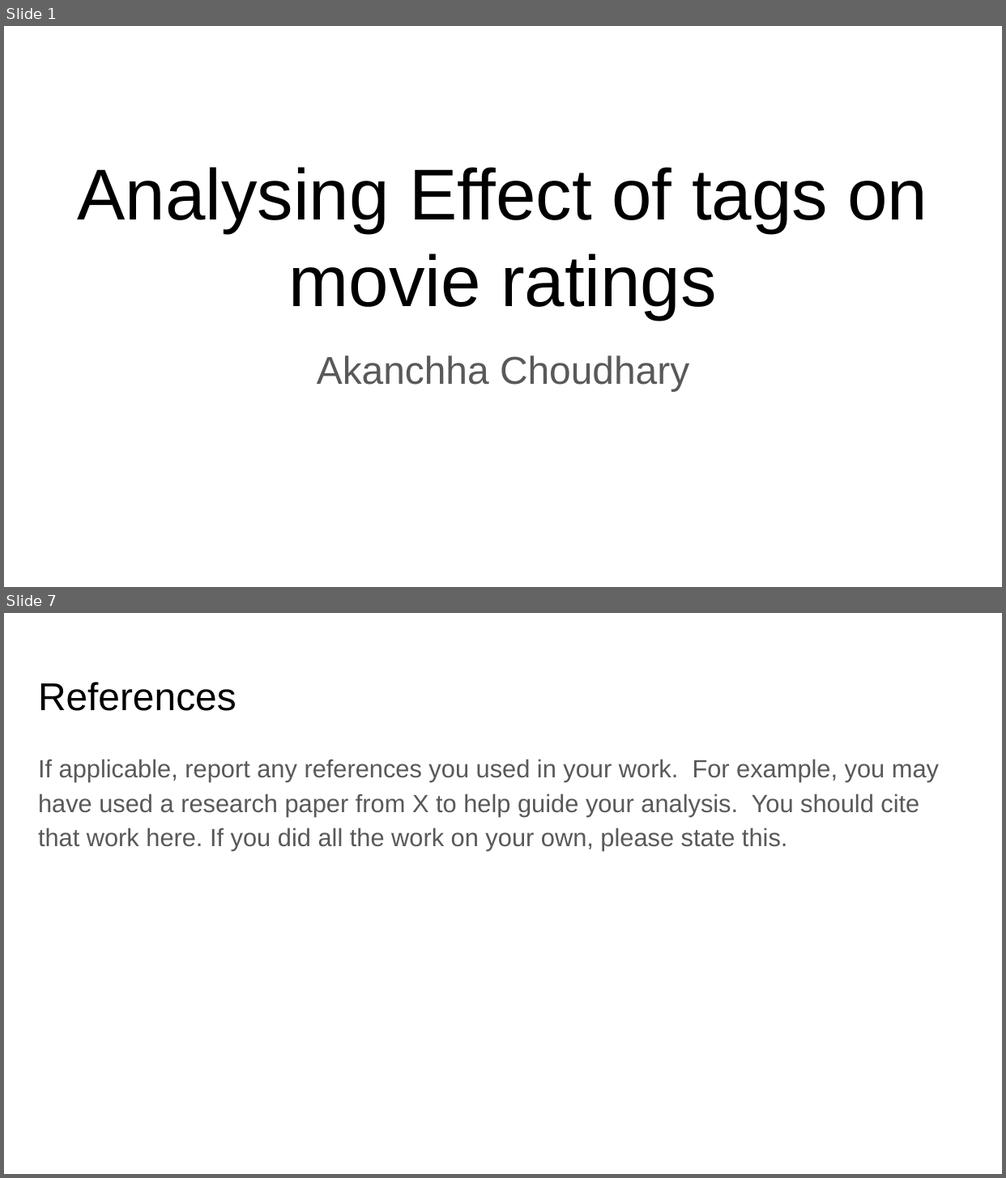
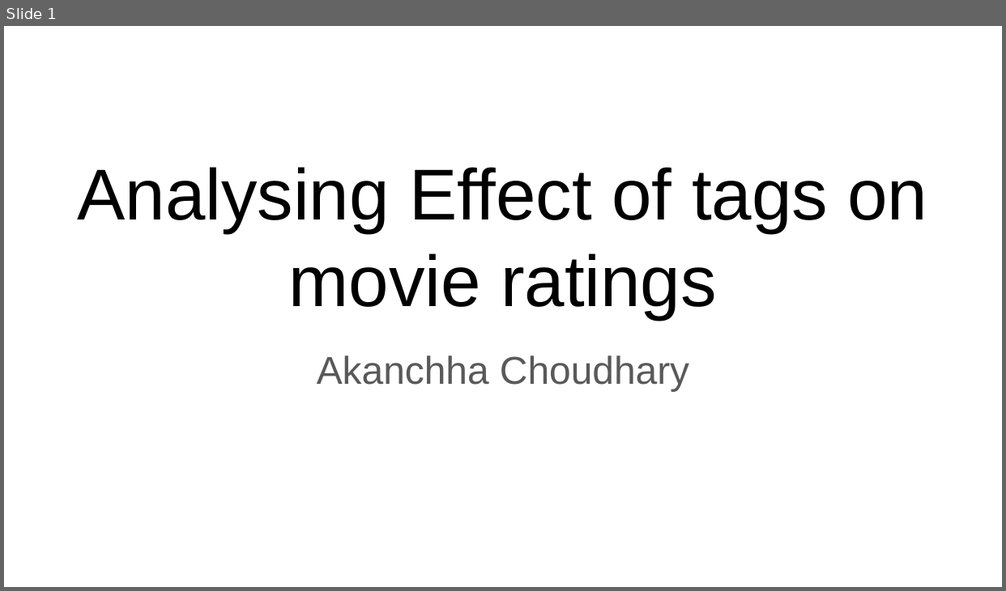
Before and after one commit to AkanchhaChoudhary/UCSanDiegoX-s-Data-Science-MicroMasters, a slide deck: Python_for_Data_Science/week-6/Copy of DSE 200X_ Mini Project Presentation Template.pptx. Shown one above the other, each under a label of ours: slides 1 and 7 before the commit, slide 1 after it; the slides between them are not shown. The pictures are 1006x1178 and 1006x591 pixels, drawn with LibreOffice and Linux fonts; fonts in the diff are those of the drawing. Boxes give left, top, right and bottom in pixels: in the first picture for what was removed or moved away, otherwise in the second. Text is boxed around its words. In the diff, an @@ line names an element or a change of style, - is before the commit and + after.

```diff
--- a/Python_for_Data_Science/week-6/Copy of DSE 200X_ Mini Project Presentation Template.pptx
+++ b/Python_for_Data_Science/week-6/Copy of DSE 200X_ Mini Project Presentation Template.pptx
@@ slide 7 removed at [4,613,1002,1174], background #FFFFFF @@
@@ title removed at [38,682,236,711] @@
-References
@@ text removed at [38,759,939,851] @@
-If applicable, report any references you used in your work. For example, you may have used a research paper from X to help guide your analysis. You should cite that work here. If you did all the work on your own, please state this.
```
Also in this commit, not shown: 1 slide changed, 11 slides added, 4 other slides removed, 4 other files.
